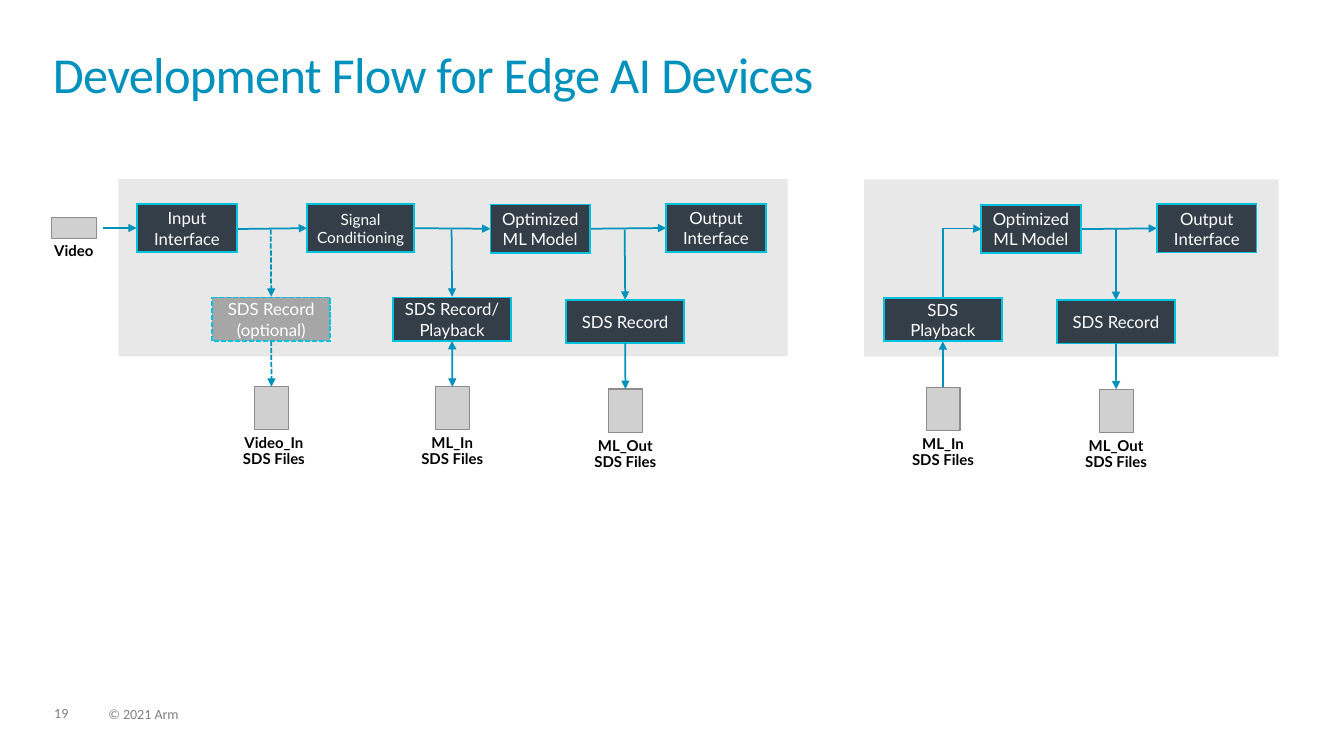
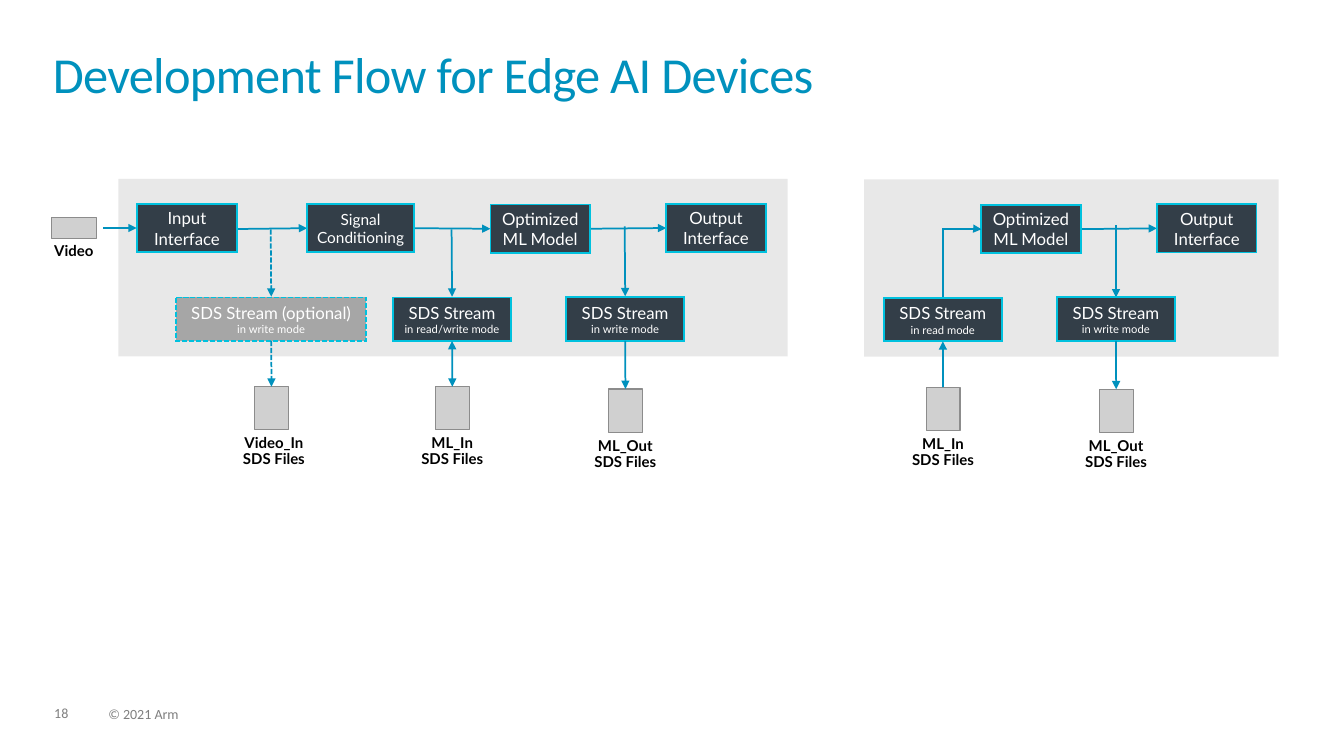
Before and after one commit to ARM-software/SDS-Framework, a slide deck: slide 18 of documentation/images/overview.pptx (slide 19 before the commit). Drawn at 1344x756 pixels with LibreOffice and Linux fonts; fonts in the diff are those of the drawing; grey boxes stand for pictures. Boxes give left, top, right and bottom in pixels: in the first picture for what was removed or moved away, otherwise in the second. Text is boxed around its words. In the diff, an @@ line names an element or a change of style, - is before the commit and + after.

```diff
--- a/documentation/images/overview.pptx
+++ b/documentation/images/overview.pptx
@@ arrow moved from (1116, 228) - (1116, 300) to (1116, 226) - (1116, 297) @@
@@ rectangle "SDS Stream (optional) in write ...": place and size @@
-rectangle "SDS Stream (optional) in write ..." at [213,297,331,341]
+rectangle "SDS Stream (optional) in write ..." at [176,297,366,341]
@@ text in rectangle at [191,306,351,333]: text changed @@
-SDS Record
-(optional)
+SDS Stream (optional)
+in write mode
@@ text in rectangle at [405,307,500,334]: text changed; size 12 to 8 pt @@
-SDS Record/
-Playback
+SDS Stream
+in read/write mode
@@ text in rectangle at [582,307,668,333]: text changed; size 12 to 8 pt @@
-SDS Record
+SDS Stream
+in write mode
@@ text in rectangle at [899,307,986,334]: text changed; size 12 to 8 pt @@
-SDS Playback
+SDS Stream
+in read mode
@@ text in rectangle at [1073,307,1159,333]: text changed; size 12 to 8 pt @@
-SDS Record
+SDS Stream
+in write mode
@@ 3 arrows: place and size @@
-3 arrows at [625,230,1116,389]
+3 arrows at [625,227,1116,389]
@@ page number at [54,708,68,718]: text changed @@
-19
+18
```
Also in this commit, not shown: 13 other slides changed, 1 slide removed.
